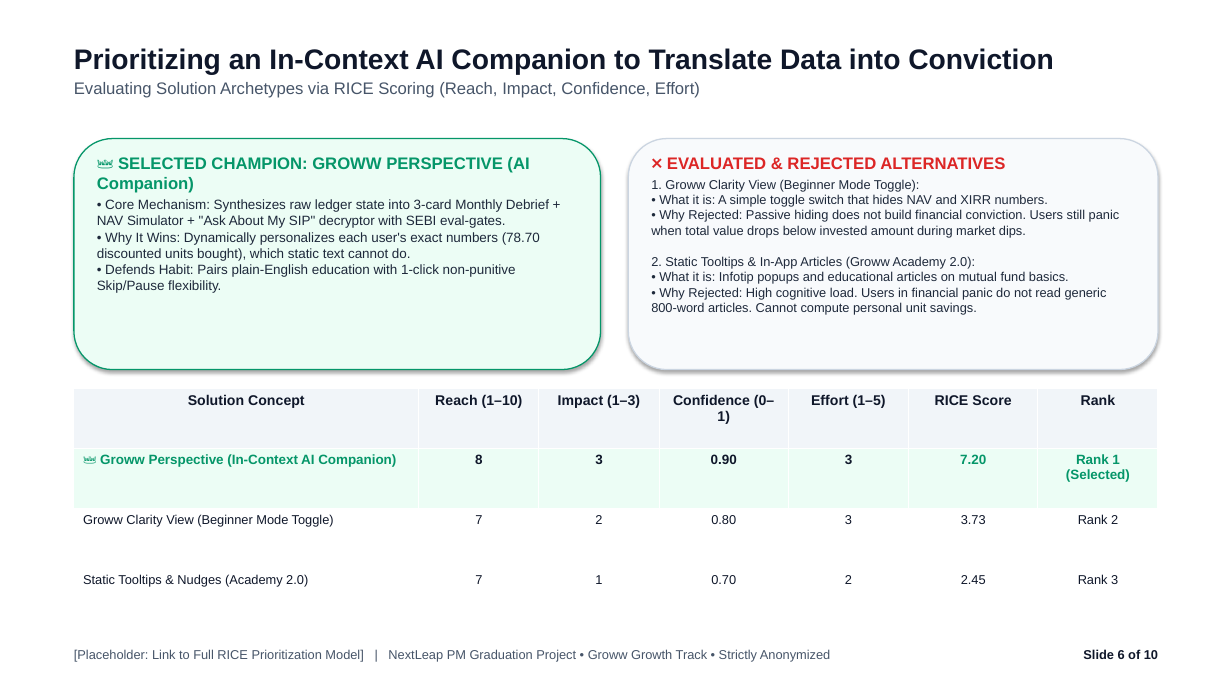
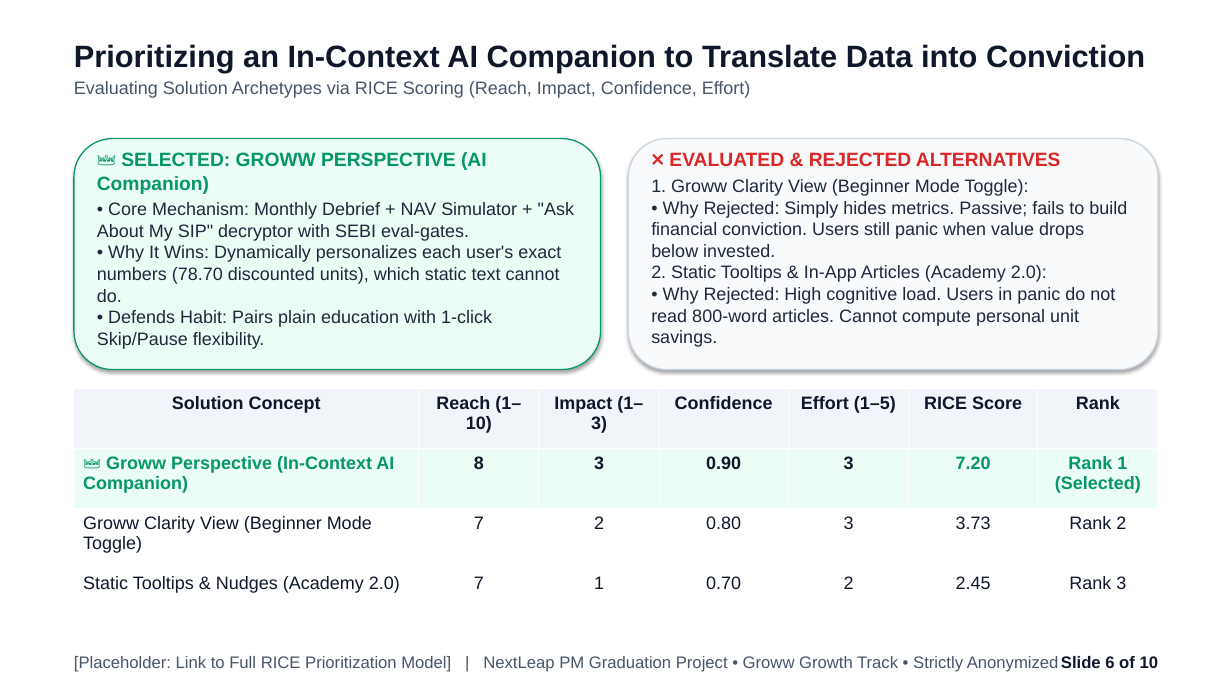
Before and after one commit to emilgeorgefranc95/NL_Grad_Proj_MVP_1, a slide deck: slide 6 of NL_Groww.pptx. Drawn at 1232x693 pixels with LibreOffice and Linux fonts; fonts in the diff are those of the drawing. Boxes give left, top, right and bottom in pixels: in the first picture for what was removed or moved away, otherwise in the second. Text is boxed around its words. In the diff, an @@ line names an element or a change of style, - is before the commit and + after.

Commit message:
Enforce strict >=14pt font size across all slide content and tables

```diff
--- a/NL_Groww.pptx
+++ b/NL_Groww.pptx
@@ text "Prioritizing an In-Context AI Companion ..." at <box>74,44,1145,98</box>: size 22 to 24 pt in "Prioritizing an In-Context AI Companion to Translate ..."; size 13 to 14 pt in "Evaluating Solution Archetypes via RICE Scoring (Reach, ..." @@
@@ text at <box>97,152,574,349</box>: text changed; size 10.5 to 14 pt @@
-👑 SELECTED CHAMPION: GROWW PERSPECTIVE (AI Companion)
-• Core Mechanism: Synthesizes raw ledger state into 3-card Monthly Debrief + NAV Simulator + "Ask About My SIP" decryptor with SEBI eval-gates.
-• Why It Wins: Dynamically personalizes each user's exact numbers (78.70 discounted units bought), which static text cannot do.
-• Defends Habit: Pairs plain-English education with 1-click non-punitive Skip/Pause flexibility.
+👑 SELECTED: GROWW PERSPECTIVE (AI Companion)
+• Core Mechanism: Monthly Debrief + NAV Simulator + "Ask About My SIP" decryptor with SEBI eval-gates.
+• Why It Wins: Dynamically personalizes each user's exact numbers (78.70 discounted units), which static text cannot do.
+• Defends Habit: Pairs plain education with 1-click Skip/Pause flexibility.
@@ text at <box>651,179,1127,347</box>: text changed; size 10 to 14 pt @@
-1. Groww Clarity View (Beginner Mode Toggle):
-• What it is: A simple toggle switch that hides NAV and XIRR numbers.
-• Why Rejected: Passive hiding does not build financial conviction. Users still panic when total value drops below invested amount during market dips.
-2. Static Tooltips & In-App Articles (Groww Academy 2.0):
-• What it is: Infotip popups and educational articles on mutual fund basics.
-• Why Rejected: High cognitive load. Users in financial panic do not read generic 800-word articles. Cannot compute personal unit savings.
+1. Groww Clarity View (Beginner Mode Toggle):
+• Why Rejected: Simply hides metrics. Passive; fails to build financial conviction. Users still panic when value drops below invested.
+2. Static Tooltips & In-App Articles (Academy 2.0):
+• Why Rejected: High cognitive load. Users in panic do not read 800-word articles. Cannot compute personal unit savings.
@@ text at <box>669,152,1061,166</box>: size 13 to 15 pt in "❌ EVALUATED & REJECTED ALTERNATIVES" @@
@@ table at <box>74,388,1158,628</box> @@
-row 1, column 4: Confidence (0–1)
+row 1, column 4: Confidence
@@ size 11 to 14 pt in "Solution Concept", "Reach (1–10)", "Impact (1–3)", "Effort (1–5)" and 2 more places @@
@@ size 10.5 to 14 pt in "👑 Groww Perspective (In-Context AI Companion)", "8", "3", "0.90" and 3 more places @@
@@ size 10 to 14 pt in "Groww Clarity View (Beginner Mode Toggle)", "7", "2", "0.80" and 10 more places @@
@@ text "[Placeholder: Link to Full RICE ..." at <box>74,656,1059,672</box>: size 10 to 13 pt @@
@@ text "Slide 6 of 10" at <box>1061,656,1159,668</box>: size 10 to 13 pt @@
```
Also in this commit, not shown: 8 other slides changed, 1 other file.
